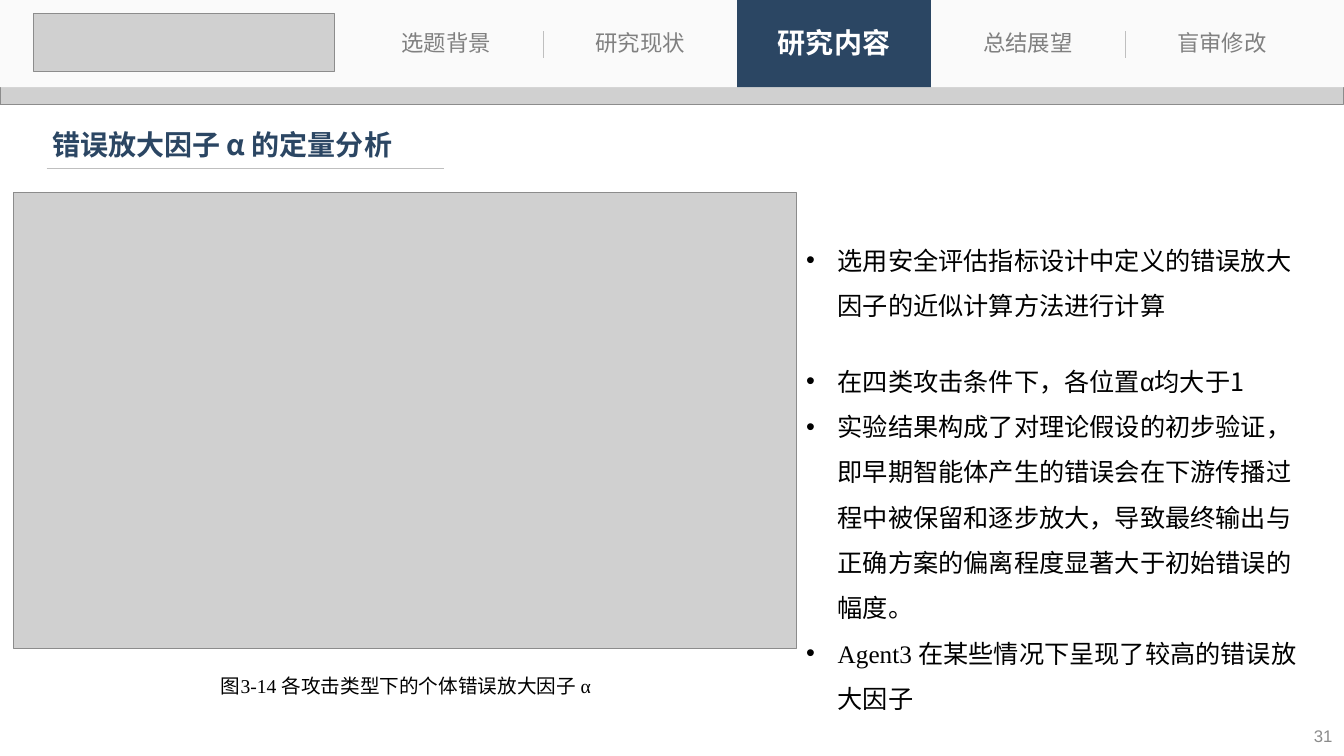
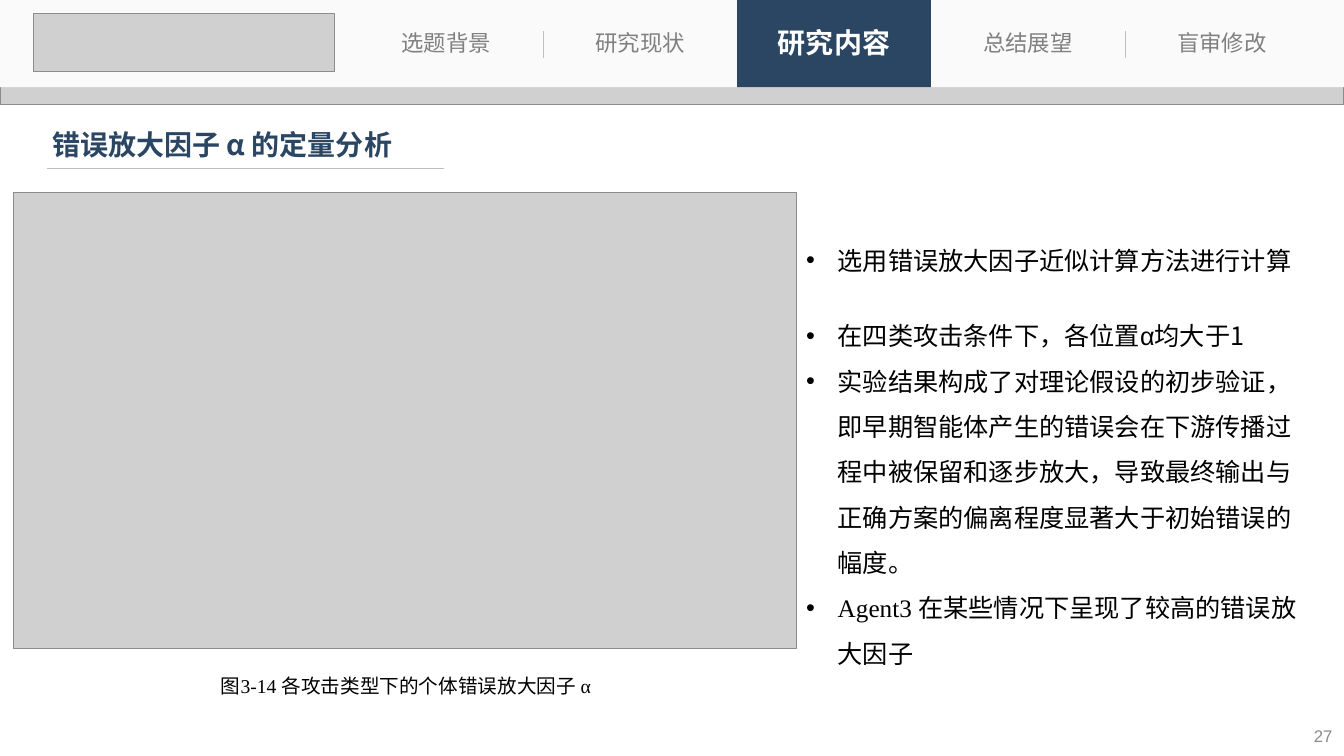
Before and after one commit to 536260668/master_thesis, a slide deck: slide 27 of 刘子恒-答辩.pptx (slide 31 before the commit). Drawn at 1344x756 pixels with LibreOffice and Linux fonts; fonts in the diff are those of the drawing; grey boxes stand for pictures. Boxes give left, top, right and bottom in pixels: in the first picture for what was removed or moved away, otherwise in the second. Text is boxed around its words. In the diff, an @@ line names an element or a change of style, - is before the commit and + after.

```diff
--- a/刘子恒-答辩.pptx
+++ b/刘子恒-答辩.pptx
@@ text at [838,248,1292,272]: text changed @@
-• 选用安全评估指标设计中定义的错误放大因子的近似计算方法进行计算
+• 选用错误放大因子近似计算方法进行计算
@@ page number at [1314,730,1333,742]: text changed @@
-31
+27
```
Also in this commit, not shown: 12 other slides changed, 1 slide added, 5 slides removed, 2 other files.
